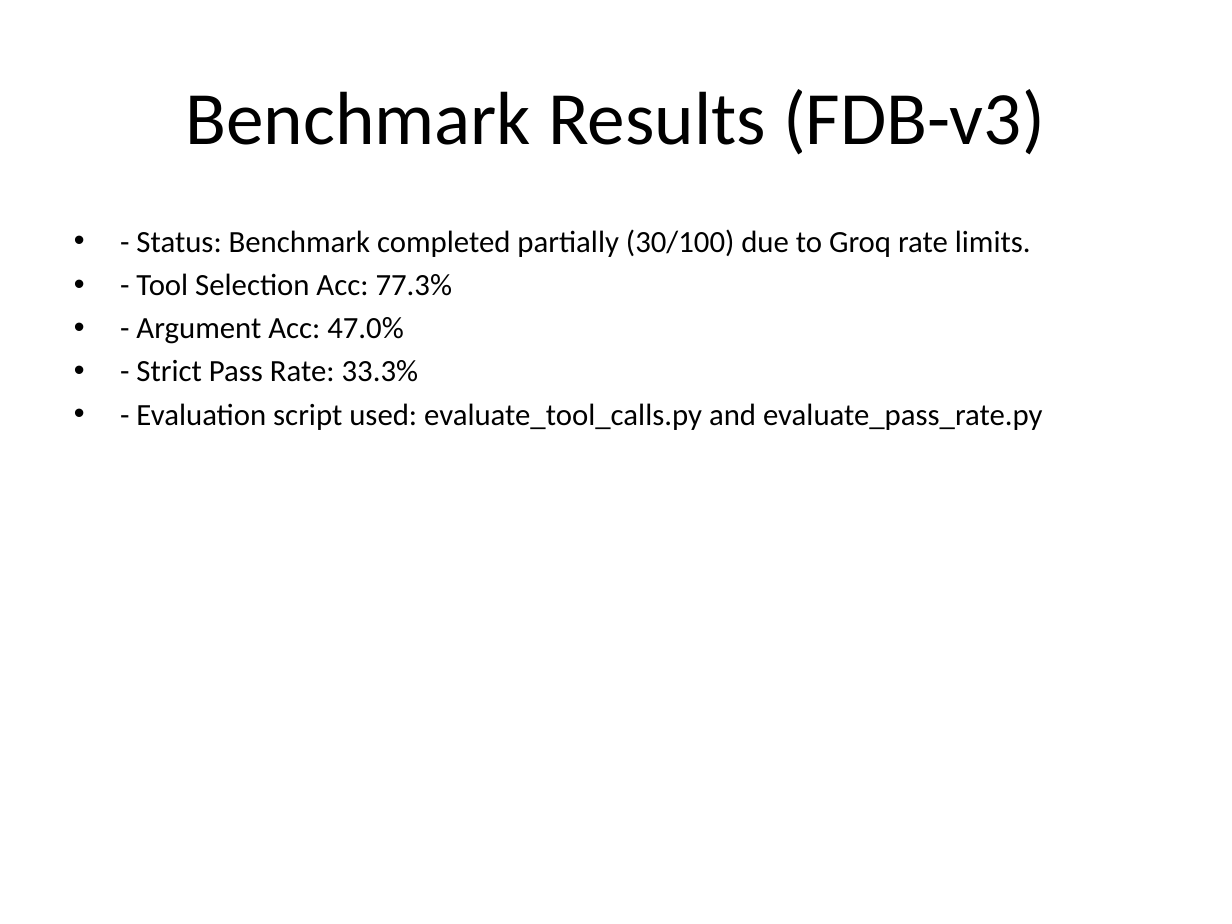
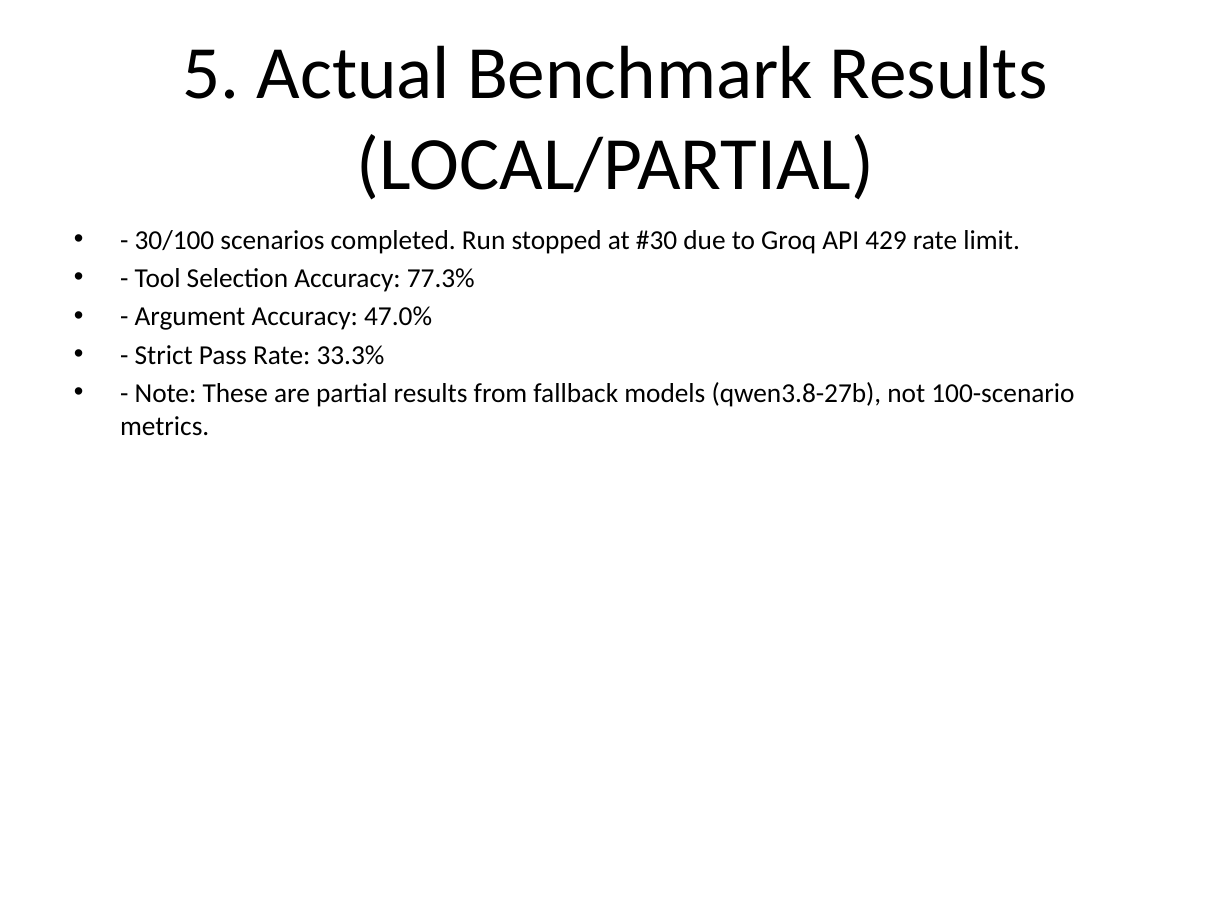
Before and after one commit to TiyasDas-81/Samsung_Prism, a slide deck: slide 5 of presentation/Samsung_PRISM_Theme05.pptx (slide 6 before the commit). Drawn at 1232x924 pixels with LibreOffice and Linux fonts; fonts in the diff are those of the drawing. Boxes give left, top, right and bottom in pixels: in the first picture for what was removed or moved away, otherwise in the second. Text is boxed around its words. In the diff, an @@ line names an element or a change of style, - is before the commit and + after.

Commit message:
Add updated PPT and DEMO_SCRIPT

```diff
--- a/presentation/Samsung_PRISM_Theme05.pptx
+++ b/presentation/Samsung_PRISM_Theme05.pptx
@@ title at [183, 45, 1048, 200]: text changed @@
-Benchmark Results (FDB-v3)
+5. Actual Benchmark Results (LOCAL/PARTIAL)
@@ text at [135, 230, 1020, 330]: text changed; size 18 to 16 pt @@
-• - Status: Benchmark completed partially (30/100) due to Groq rate limits.
-• - Tool Selection Acc: 77.3%
-• - Argument Acc: 47.0%
+• - 30/100 scenarios completed. Run stopped at #30 due to Groq API 429 rate limit.
+• - Tool Selection Accuracy: 77.3%
+• - Argument Accuracy: 47.0%
@@ text at [135, 345, 385, 365]: size 18 to 16 pt in "- Strict Pass Rate: 33.3%" @@
@@ text at [120, 382, 1074, 436]: text changed; size 18 to 16 pt @@
-• - Evaluation script used: evaluate_tool_calls.py and evaluate_pass_rate.py
+• - Note: These are partial results from fallback models (qwen3.8-27b), not 100-scenario metrics.
```
Also in this commit, not shown: 6 other slides changed, 1 slide added, 1 slide removed, 1 other file.
